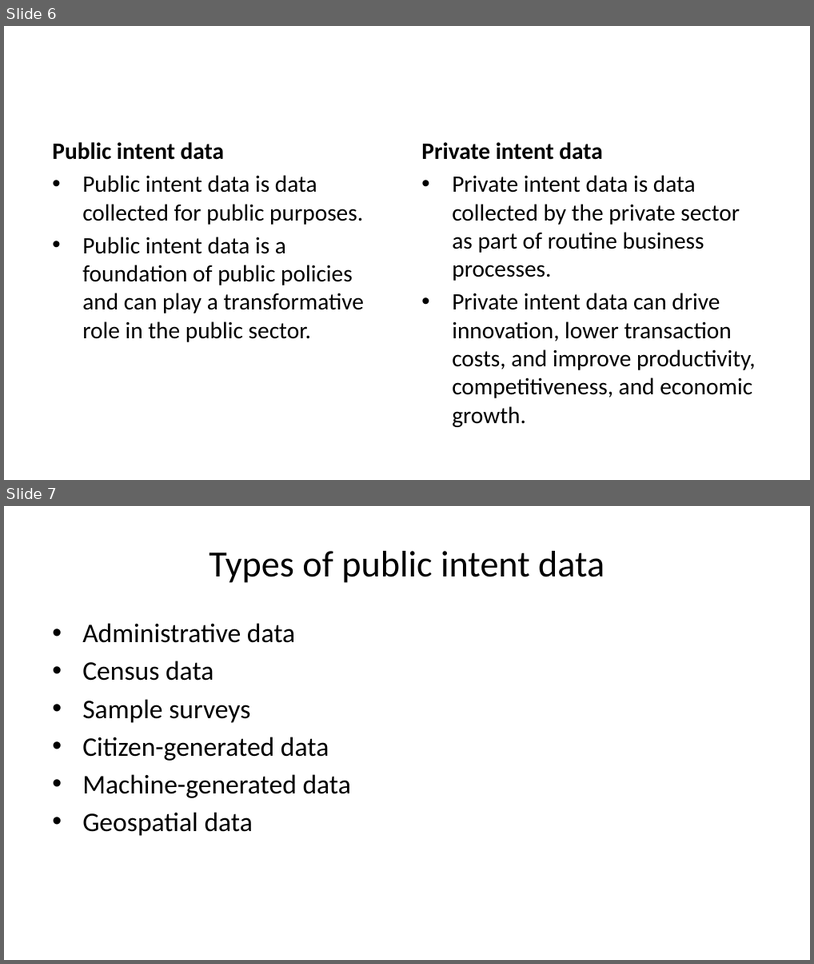
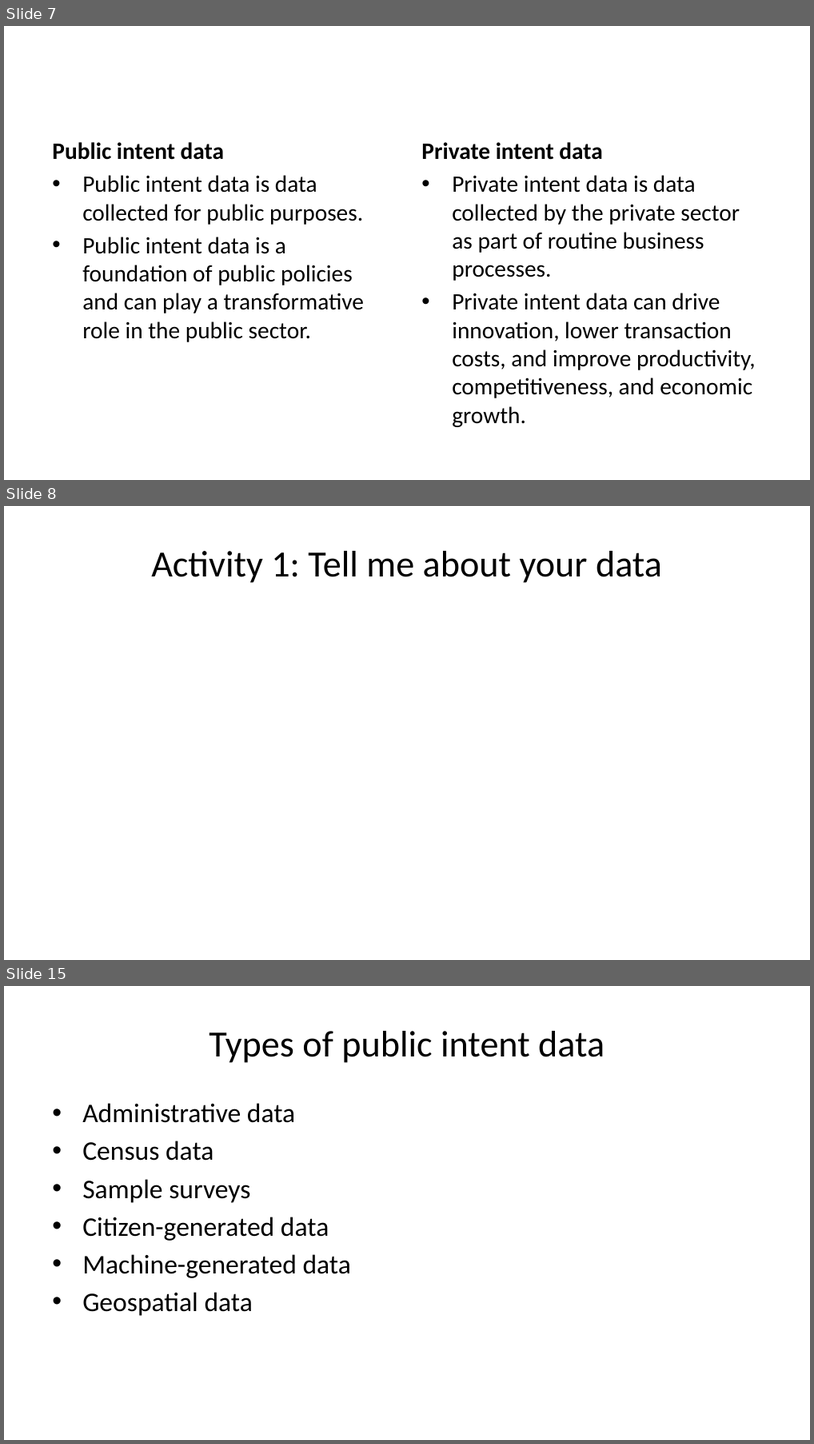
Before and after one commit to tamanh-oxford/capacity-development, a slide deck: data-frameworks/01-global-landscape.pptx. Shown one above the other, each under a label of ours: slides 6 and 7 before the commit, slides 7, 8 and 15 after it; the slides between them are not shown. The pictures are 814x964 and 814x1444 pixels, drawn with LibreOffice and Linux fonts; fonts in the diff are those of the drawing. Boxes give left, top, right and bottom in pixels: in the first picture for what was removed or moved away, otherwise in the second. Text is boxed around its words. In the diff, an @@ line names an element or a change of style, - is before the commit and + after.

```diff
--- a/data-frameworks/01-global-landscape.pptx
+++ b/data-frameworks/01-global-landscape.pptx
@@ slide 8 added at (4,506,810,960), background #FFFFFF @@
@@ title added at (151,551,662,583), 33 pt, text #000000 @@
+Activity 1: Tell me about your data
@@ what was slide 6 is now slide 7 @@
@@ what was slide 7 is now slide 15 @@
```
Also in this commit, not shown: 3 slides changed, 8 other slides added, 28 other files.
